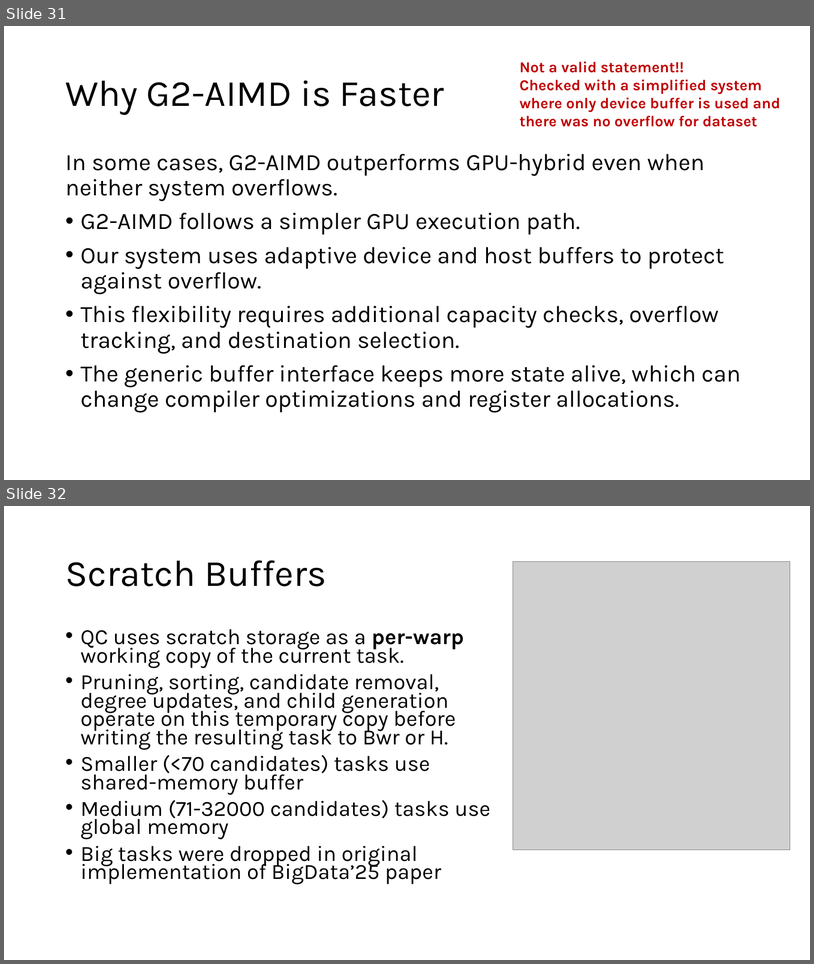
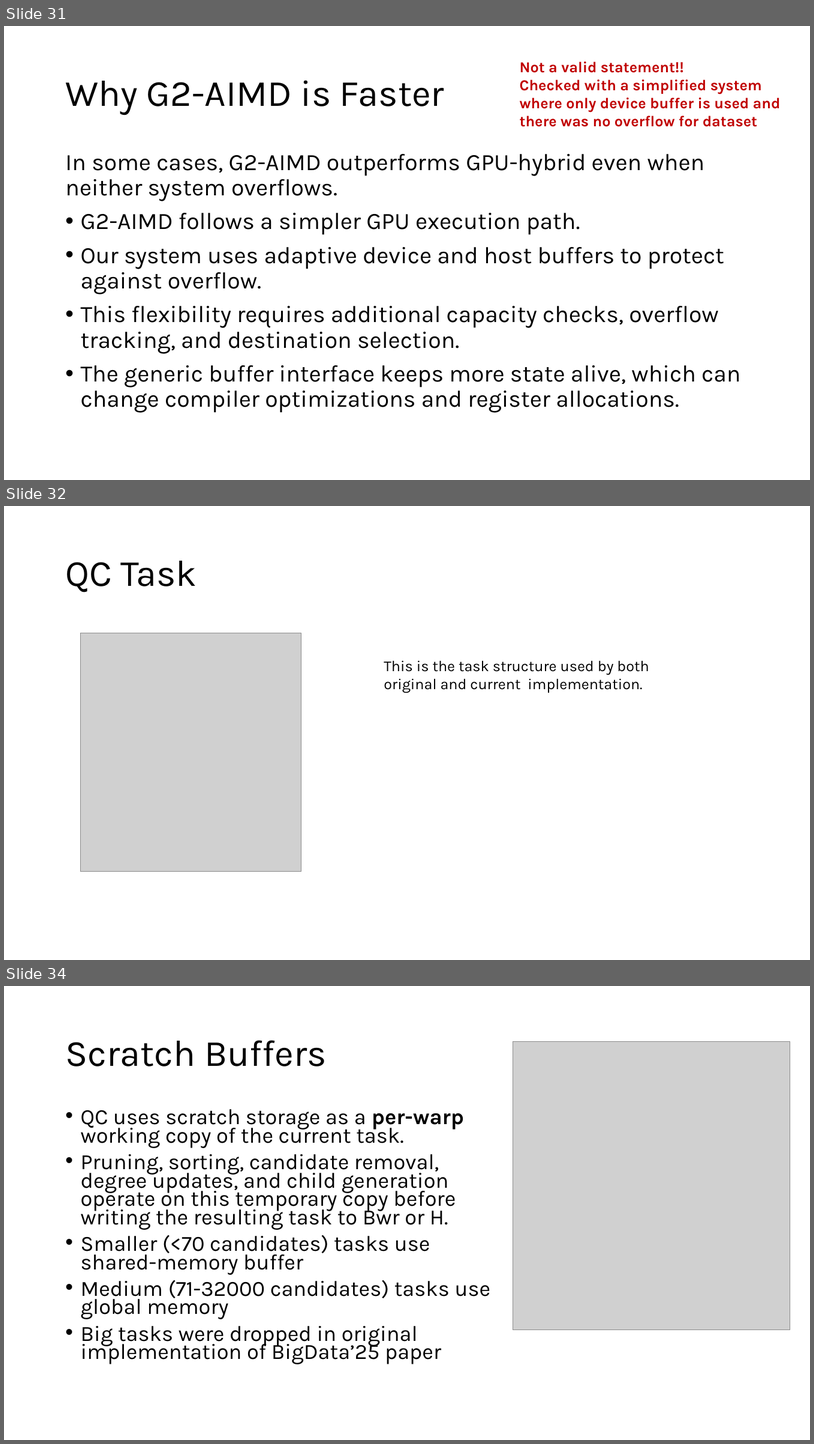
Before and after one commit to akhlaqueak/G-ThinkerCG, a slide deck: revision.pptx. Shown one above the other, each under a label of ours: slides 31 and 32 before the commit, slides 31, 32 and 34 after it; the slides between them are not shown. The pictures are 814x964 and 814x1444 pixels, drawn with LibreOffice and Linux fonts; fonts in the diff are those of the drawing; grey boxes stand for pictures. Boxes give left, top, right and bottom in pixels: in the first picture for what was removed or moved away, otherwise in the second. Text is boxed around its words. In the diff, an @@ line names an element or a change of style, - is before the commit and + after.

```diff
--- a/revision.pptx
+++ b/revision.pptx
@@ slide 32 added at [4, 506, 810, 960], background #FFFFFF @@
@@ title added at [65, 561, 197, 592], 44 pt, text #000000 @@
+QC Task
@@ picture added at [80, 633, 301, 871] @@
@@ text added at [384, 660, 649, 693], 18 pt, text #000000 @@
+This is the task structure used by both original and current implementation.
@@ what was slide 32 is now slide 34 @@
```
Also in this commit, not shown: 1 other slide added, 13 other files.
